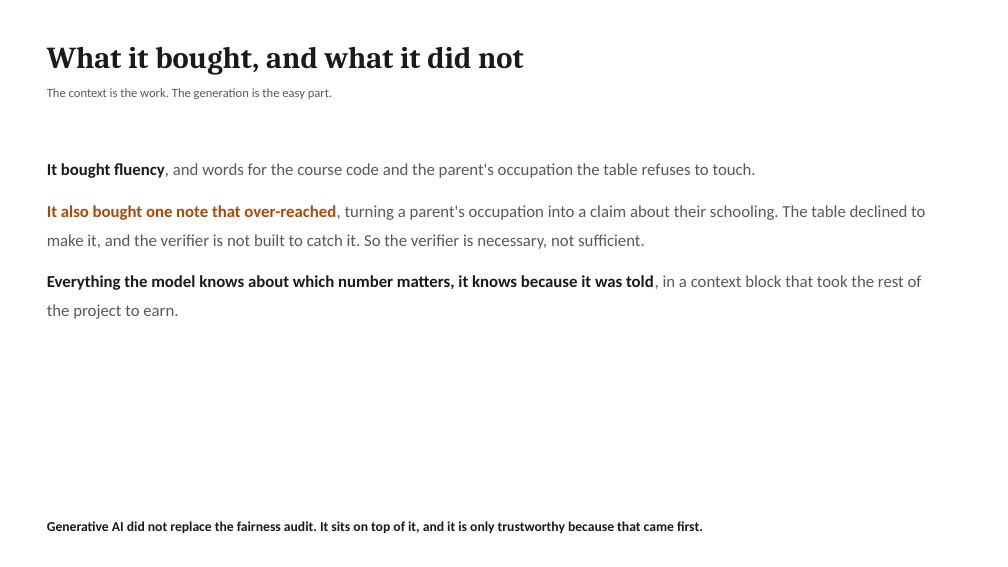
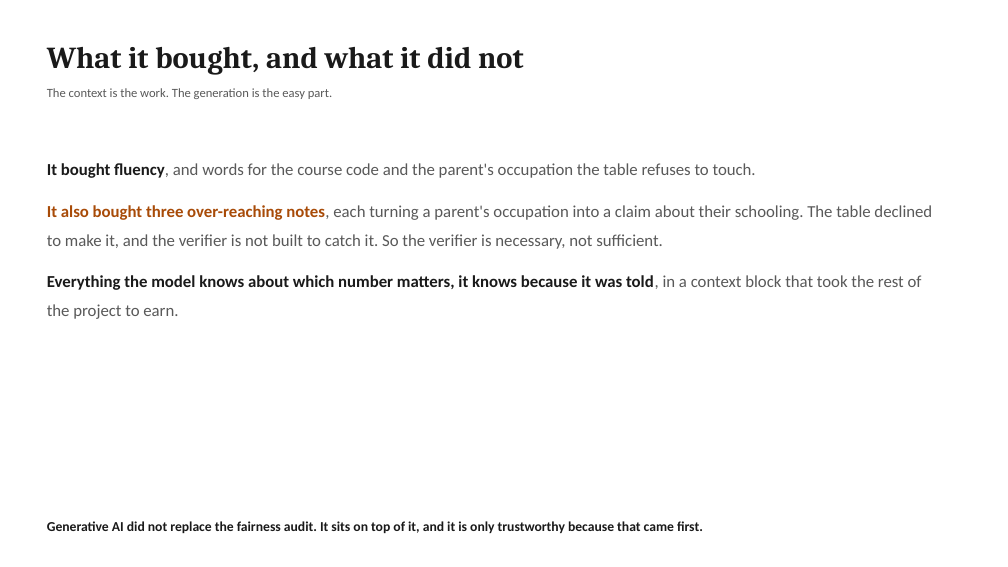
Before and after one commit to jeryldev/pgdaiml-capstone, a slide deck: slide 6 of presentations/genai_bonus.pptx. Drawn at 1008x567 pixels with LibreOffice and Linux fonts; fonts in the diff are those of the drawing. Boxes give left, top, right and bottom in pixels: in the first picture for what was removed or moved away, otherwise in the second. Text is boxed around its words. In the diff, an @@ line names an element or a change of style, - is before the commit and + after.

Commit message:
fix: correct genai over-reach count and naive-output wording

```diff
--- a/presentations/genai_bonus.pptx
+++ b/presentations/genai_bonus.pptx
@@ text at (x1=47, y1=205, x2=932, y2=249): text changed @@
-It also bought one note that over-reached, turning a parent's occupation into a claim about their schooling. The table declined to make it, and the verifier is not built to catch it. So the verifier is necessary, not sufficient.
+It also bought three over-reaching notes, each turning a parent's occupation into a claim about their schooling. The table declined to make it, and the verifier is not built to catch it. So the verifier is necessary, not sufficient.
```
Also in this commit, not shown: 5 other files.
